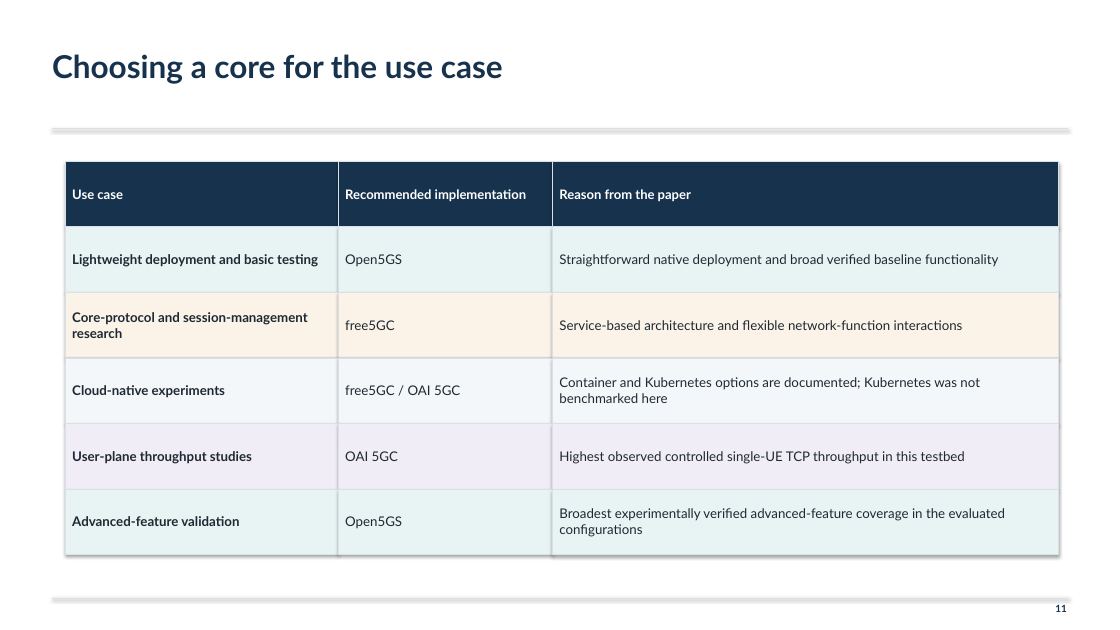
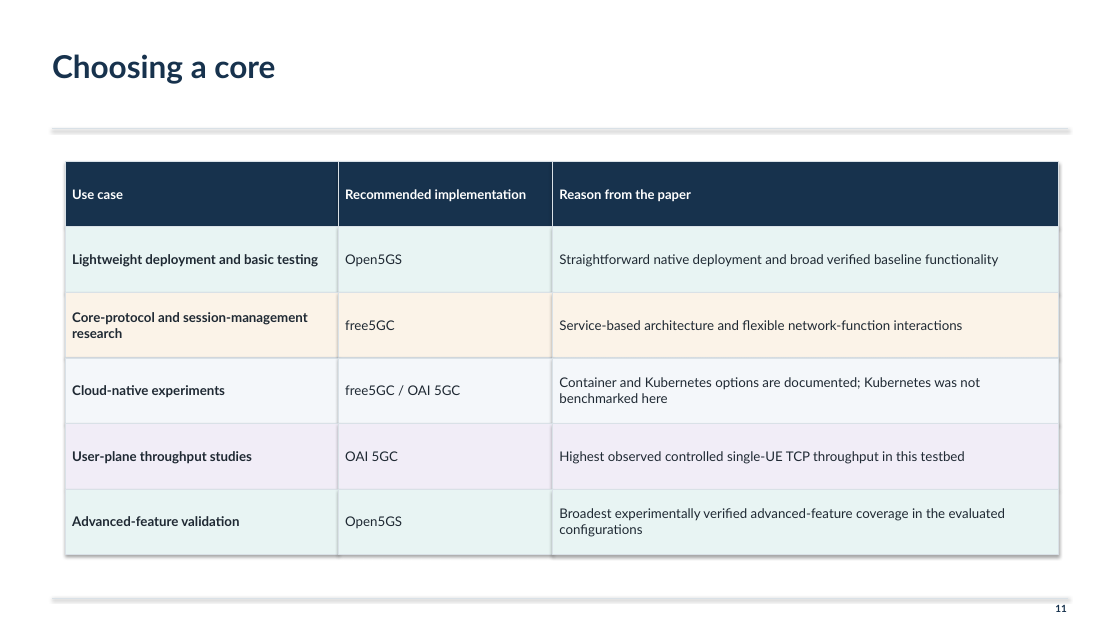
Before and after one commit to arpitmetrey/Qualitative-Analysis-of-5G-Core, a slide deck: slide 12 of 5G_group_2.pptx. Drawn at 1120x630 pixels with LibreOffice and Linux fonts; fonts in the diff are those of the drawing. Boxes give left, top, right and bottom in pixels: in the first picture for what was removed or moved away, otherwise in the second. Text is boxed around its words. In the diff, an @@ line names an element or a change of style, - is before the commit and + after.

```diff
--- a/5G_group_2.pptx
+++ b/5G_group_2.pptx
@@ text at [52,54,275,84]: text changed @@
-Choosing a core for the use case
+Choosing a core
```
Also in this commit, not shown: 7 other slides changed, 1 slide added, 1 slide removed.
